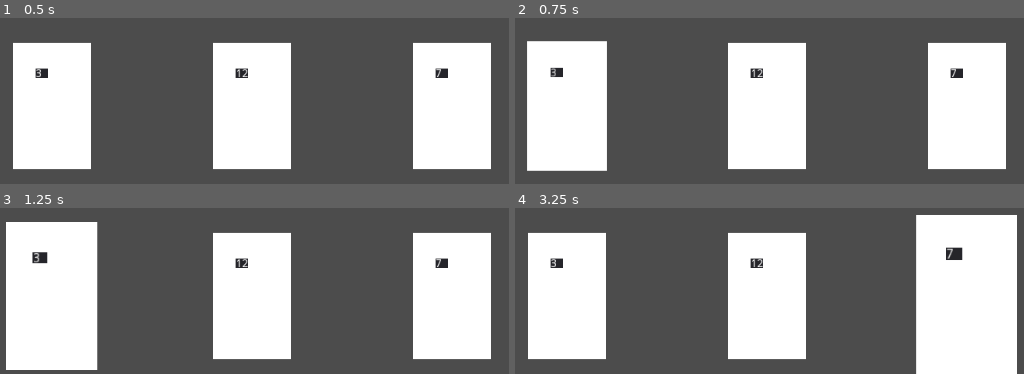
Above: before the commit, frames 1-4 (two rows, left to right).
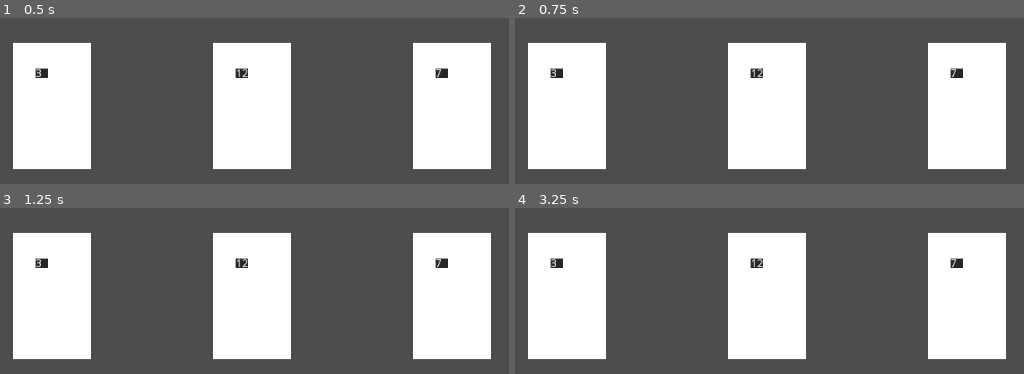
Above: after the commit, the same moments.

Repository: GalileoCap/game_cards
Game: Godot game, scene res://src/main.tscn
The game is run twice, just before and just after one commit, with the same random seed, the same clock (stepped at 60 frames per second) and the same inputs. The project has no main scene, so this scene is started directly.
Inputs (mouse positions are in pixels of both pictures, inside the frame that each line leads up to):
- Up to frame 1 (0.5 s): no input
- Up to frame 2 (0.75 s): tap Enter at 0.5 s; move the mouse to (565, 105) at 0.52 s; click (565, 105) at 0.67 s
- Up to frame 3 (1.25 s): no input
- Up to frame 4 (3.25 s): move the mouse to (769, 295) at 1.27 s; click (769, 295) at 1.42 s; move the mouse to (968, 295) at 2.02 s; click (968, 295) at 2.17 s; move the mouse to (728, 232) at 2.77 s; click (728, 232) at 2.92 s

Frame 1 is identical in both runs. In frame 2, 0.8% of the frame differs, in the area x 2-19%, y 13-93%; in frame 3, 4.7%; in frame 4, 7.8%, in the area x 78-99%, y 4-100%.

Commit message:
OK: Cards follow the mouse

Diff:
--- a/src/cards.gd
+++ b/src/cards.gd
@@ -9,17 +9,9 @@
 		var card = preload('res://src/cards/card.tscn').instance()
 		card.set_name('card_' + str(i)) #TODO: Better ID's
 		card.Number = RNG.randi_range(1, 13)
-		card.position = Vector2(1024 / (cards + 1) * (1 + i), 500) #TODO: Better positioning
-		card.connect('select', self, 'select')
+		card.Start_pos = Vector2(1024 / (cards + 1) * (1 + i), 500) #TODO: Better positioning
+		card.position = card.Start_pos
 		add_child(card)
-
-#U: Selects one card a deselects all the rest
-func select(card):
-	for child in get_children():
-		if child == card:
-			child.select()
-		else:
-			child.deselect()
 
 func _ready():
 	RNG.set_seed(0)
--- a/src/cards/card.gd
+++ b/src/cards/card.gd
@@ -1,30 +1,16 @@
 extends StaticBody2D
 
 export (int) var Number = 0
-
-signal select(whom)
+var Start_pos = Vector2()
 
 var Selected = false
 var Expanding = true
 
 #U: Animates the card while selected
 func animate():
-	var curr = get_scale()
-	var new = Vector2()
-
-	if (Expanding or curr.x == 1) and curr.x < 1.3:
-		#A: The card has to expand
-		Expanding = true
-		new.x = curr.x + 0.005
-	elif (not Expanding) or curr.x >= 1.3:
-		Expanding = false
-		new.x = curr.x - 0.005
-
-	new.y = new.x
-
-	set_scale(new)
-	#TODO: Instead of expanding the card itself,
-	#      maybe move a glow around it
+	var mouse_pos = get_viewport().get_mouse_position()
+	set_global_position(mouse_pos)
+	#A: Following the mouse
 
 #U: Starts animating the card
 func select():
@@ -36,16 +22,18 @@
 	Selected = false
 	Expanding = true
 
-	set_scale(Vector2(1, 1))
+	set_position(Start_pos)
 
 func _input_event(viewport, event, shape_idx):
 	if event is InputEventMouseButton:
-		if event.get_button_index() == BUTTON_LEFT and event.is_pressed():
-			#A: You just clicked on this card
-			if Selected:
+		if event.get_button_index() == BUTTON_LEFT:
+			if event.is_pressed():
+				#A: You just clicked on this card
+				select()
+			else:
+				#A: You just released this card
 				deselect()
-			else:
-				emit_signal('select', self)
+	#TODO: Differentiate if just clicking or holding the mouse
 
 func _physics_process(_delta):
 	if Selected:
